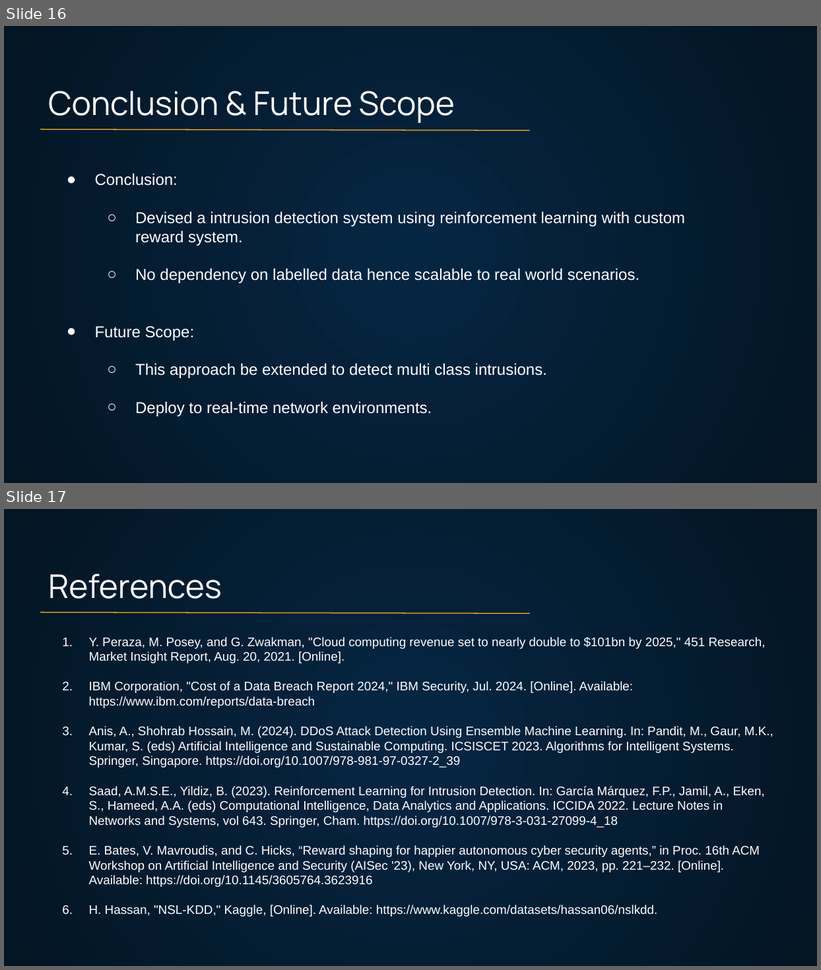
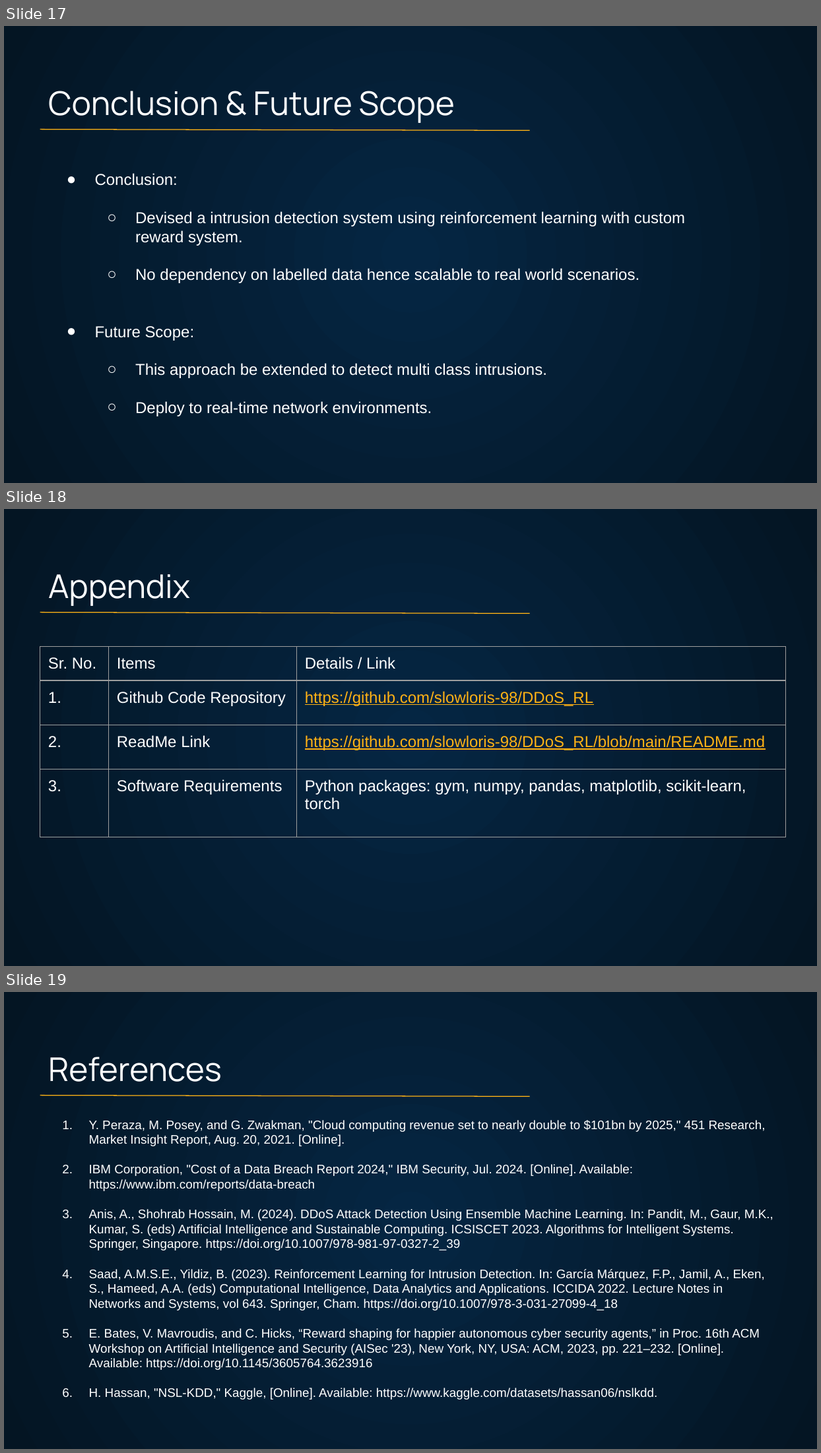
Before and after one commit to slowloris-98/DDoS_RL, a slide deck: CS258_Project_presentation.pptx. Shown one above the other, each under a label of ours: slides 16 and 17 before the commit, slides 17, 18 and 19 after it. The pictures are 821x970 and 821x1453 pixels, drawn with LibreOffice and Linux fonts; fonts in the diff are those of the drawing. Boxes give left, top, right and bottom in pixels: in the first picture for what was removed or moved away, otherwise in the second. Text is boxed around its words. In the diff, an @@ line names an element or a change of style, - is before the commit and + after.

```diff
--- a/CS258_Project_presentation.pptx
+++ b/CS258_Project_presentation.pptx
@@ slide 18 added at (4,509,817,966), background gradient #052643 to #041523 @@
@@ title added at (48,574,190,606), 29 pt, text #FFFFFF @@
+Appendix
@@ line added from (40, 612) to (530, 614), #FFB215 0.75 pt @@
@@ table added at (40,646,785,913), 4 rows, 3 columns @@
+Sr. No. | Items | Details / Link
+1. | Github Code Repository | https://github.com/slowloris-98/DDoS_RL
+2. | ReadMe Link | https://github.com/slowloris-98/DDoS_RL/blob/main/README.md
+3. | Software Requirements | Python packages: gym, numpy, pandas, matplotlib, scikit-learn, torch
@@ what was slide 16 is now slide 17 @@
@@ what was slide 17 is now slide 19 @@
```
Also in this commit, not shown: 5 slides changed, 1 other slide added, 2 other files.
